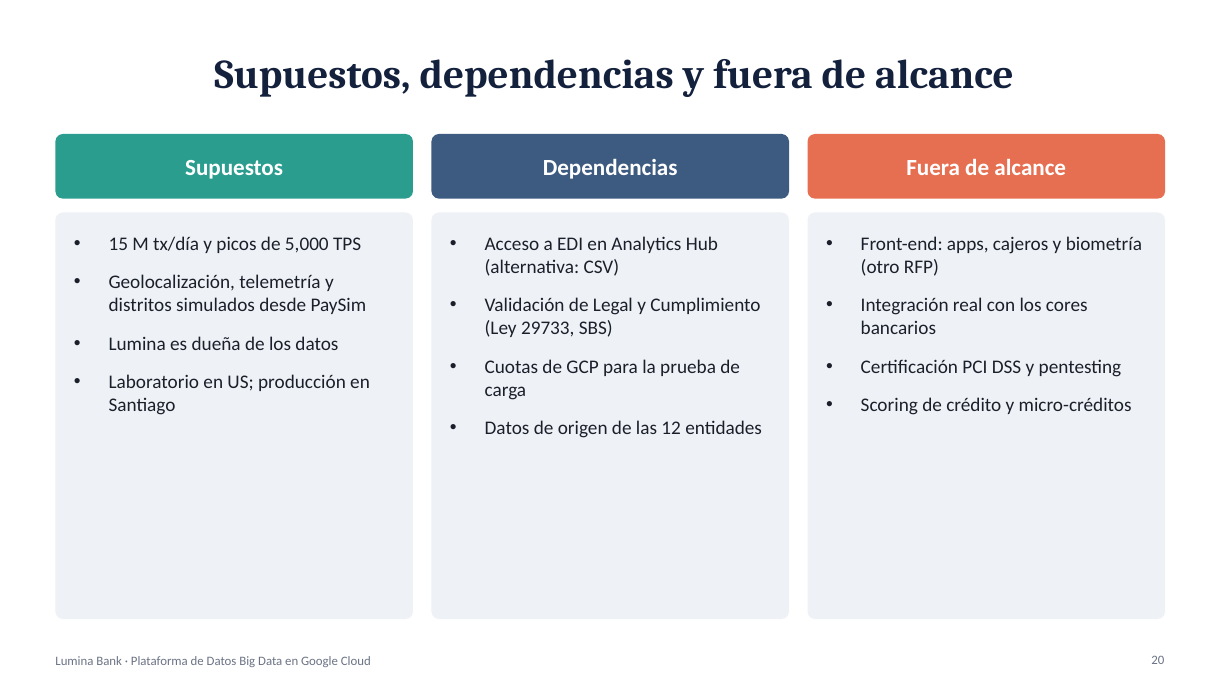
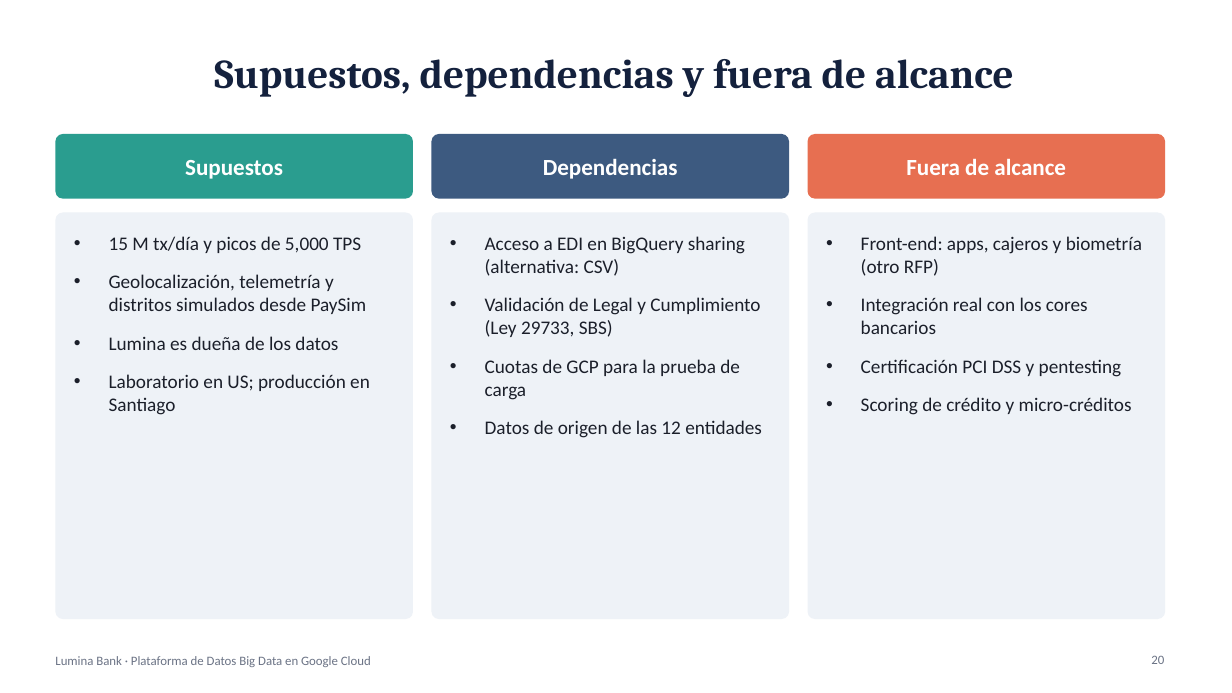
Before and after one commit to bmontoyag/utec_bigdata_trabajo, a slide deck: slide 20 of presentacion/Lumina Bank - Sustentacion.pptx. Drawn at 1232x693 pixels with LibreOffice and Linux fonts; fonts in the diff are those of the drawing. Boxes give left, top, right and bottom in pixels: in the first picture for what was removed or moved away, otherwise in the second. Text is boxed around its words. In the diff, an @@ line names an element or a change of style, - is before the commit and + after.

```diff
--- a/presentacion/Lumina Bank - Sustentacion.pptx
+++ b/presentacion/Lumina Bank - Sustentacion.pptx
@@ text at (x1=485, y1=236, x2=745, y2=276): text changed @@
-• Acceso a EDI en Analytics Hub (alternativa: CSV)
+• Acceso a EDI en BigQuery sharing (alternativa: CSV)
```
Also in this commit, not shown: 13 other slides changed, 20 other files.
